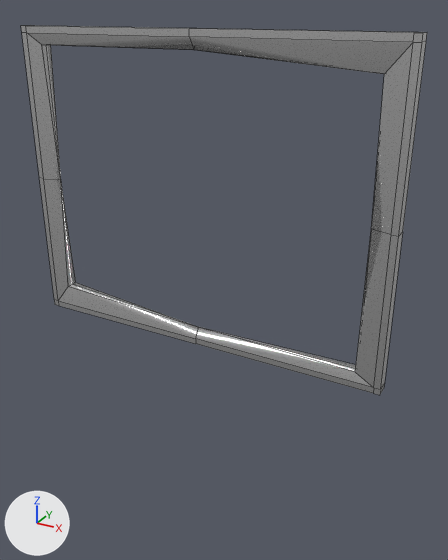
Two versions of the Blender file blender/card_me.blend, one commit apart.
Both versions are drawn from a 50 mm lens placed at (9.54, -15.6, 10.39), pointed at (0.65, 0.55, 2.31). Every picture has the same lights, and +X, +Y and +Z are marked at lower left. Mesh edges are drawn as thin lines.

Objects in the first picture: '立方體'.
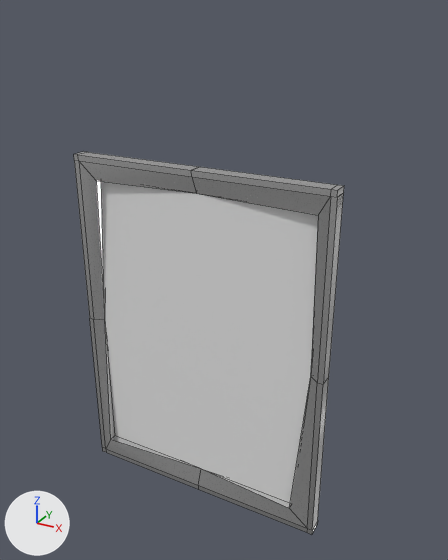
Where the newer file only moved an object's origin or applied its transform, the numbers keep the older frame.

Edits to the bpy script that builds the scene:
```text
Add mat_材質_003:
    mat_材質_003 = principled_material('材質.003')
    mat_材質_003.base_color = (0.8, 0.8, 0.8)  # white #e7e7e7
Change me_立方體_001:
    where me_立方體_001.from_pydata(...)  # 116 vertices, 124 faces; spans x -1.03..1.03, y -1.0..1.0, z -1.04..1.04
    used by ob_立方體; location = (0.0, 0.0, 5.0); scale = (6.0, 0.2, 4.66)
    me_立方體_001 part 1: the whole mesh is multiplied about its middle by the matrix ((0.0, 0.0, 0.719), (0.0, 1.25, 0.0), (-1.246, 0.0, 0.0)), then moved by (0.0, 0.0, -1.07)
Add me_平面:
    me_平面.from_pydata([(-4.4, 0.0, -5.75), (4.4, 0.0, -5.75), (-4.4, 0.0, 5.75), (4.4, 0.0, 5.75)], [], [(0, 1, 3, 2)])
Add ob_平面:
    ob_平面 = bpy.data.objects.new('平面', me_平面)
    ob_平面.location = (0.0, 0.0, 0.0)
    ob_平面.material_slots[0].link = 'OBJECT'; ob_平面.material_slots[0].material = mat_材質_003  # its picture is missing
```

Pixel boxes (x1, y1, x2, y2) of what changed, in the pictures (448 x 560 px):
'立方體', reshaped (33% narrower)
    before: (21, 25, 427, 395)
    after: (74, 152, 344, 534)
'平面', added
    after: (101, 181, 318, 502)
